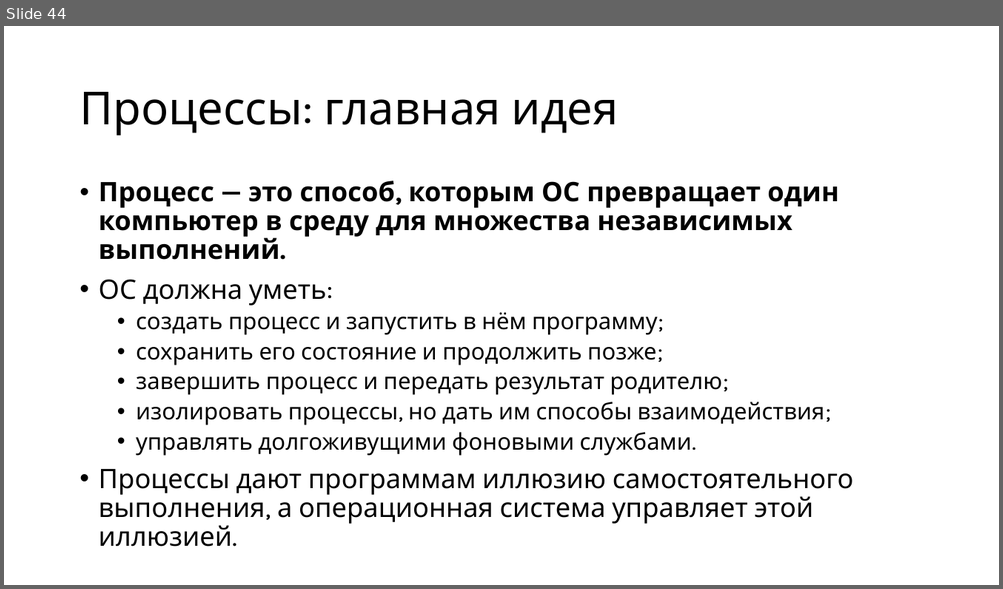
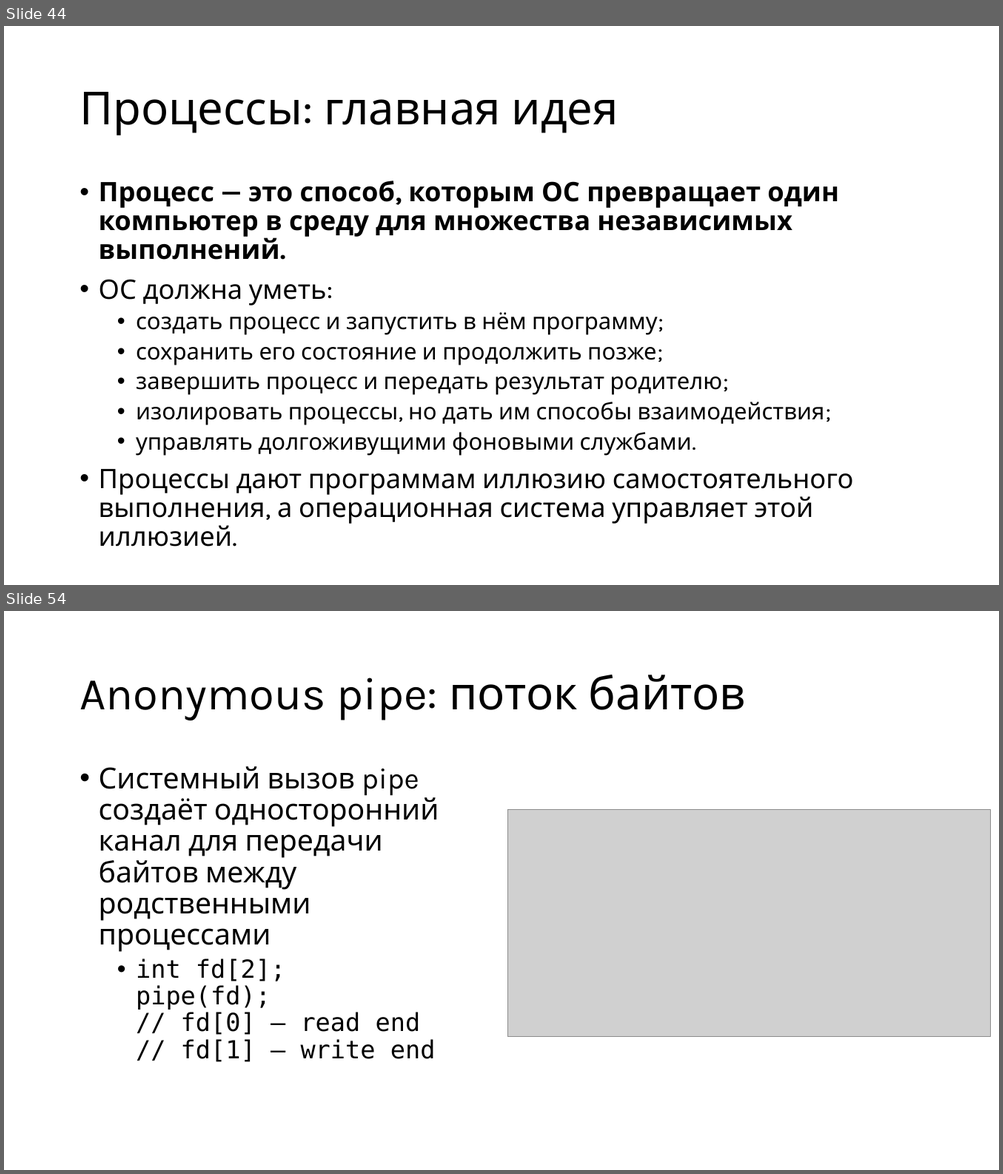
Before and after one commit to alexey-malov/os-course, a slide deck: lectures/03/Процессы.pptx. Shown one above the other, each under a label of ours: slide 44 before the commit, slides 44 and 54 after it; the slides between them are not shown. The pictures are 1003x589 and 1003x1174 pixels, drawn with LibreOffice and Linux fonts; fonts in the diff are those of the drawing; grey boxes stand for pictures. Boxes give left, top, right and bottom in pixels: in the first picture for what was removed or moved away, otherwise in the second. Text is boxed around its words. In the diff, an @@ line names an element or a change of style, - is before the commit and + after.

```diff
--- a/lectures/03/Процессы.pptx
+++ b/lectures/03/Процессы.pptx
@@ slide 54 added at <box>4,611,999,1170</box>, background #FFFFFF @@
@@ title added at <box>79,675,745,721</box>, 44 pt, text #000000 @@
+Anonymous pipe: поток байтов
@@ text added at <box>99,766,439,1062</box>, 28 pt, text #000000 @@
+• Системный вызов pipe создаёт односторонний канал для передачи байтов между родственными процессами
+  • int fd[2];
+    pipe(fd);
+    // fd[0] – read end
+    // fd[1] – write end
@@ picture added at <box>508,810,990,1037</box> @@
```
Also in this commit, not shown: 21 other slides added, 4 other files.
